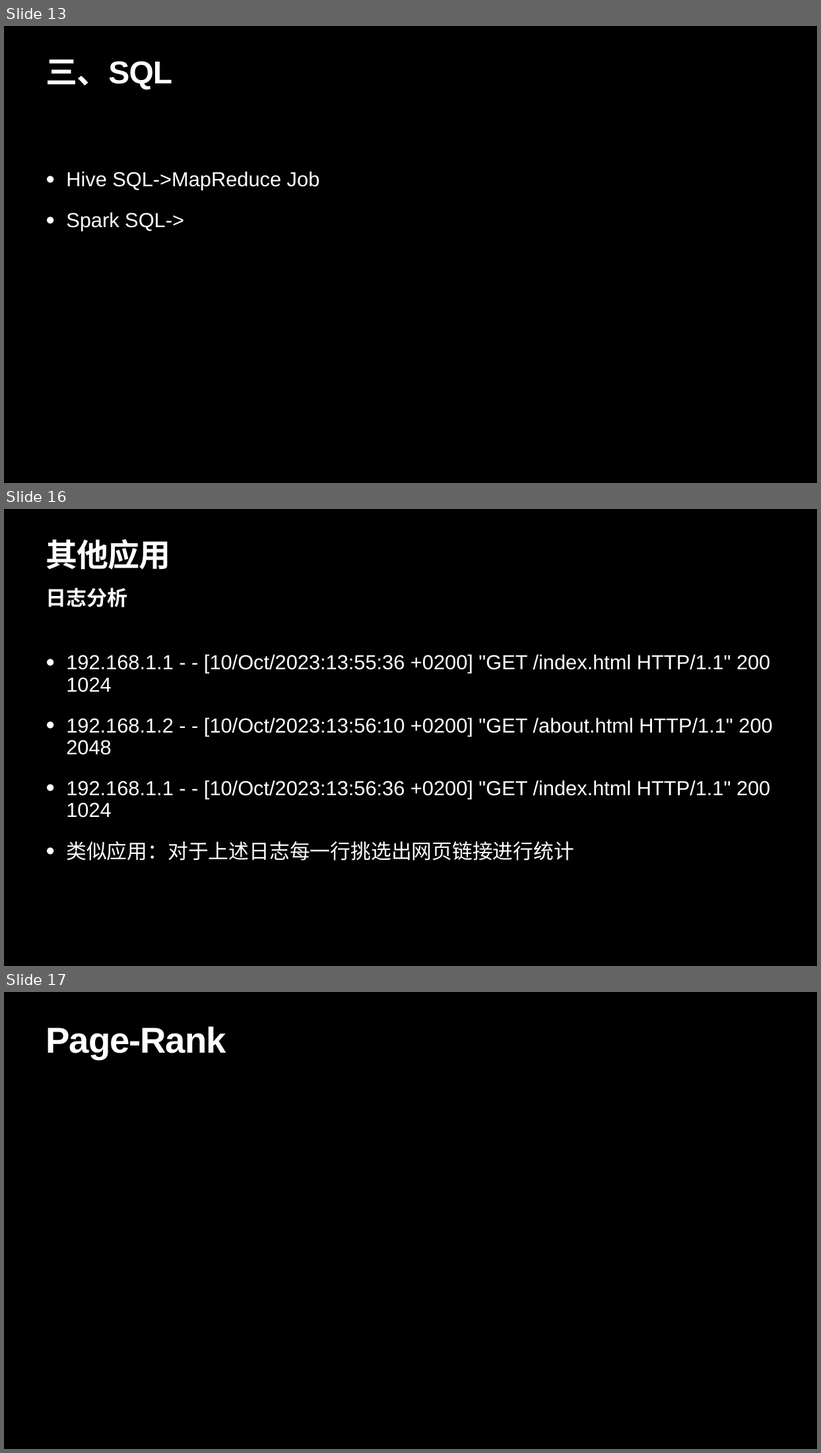
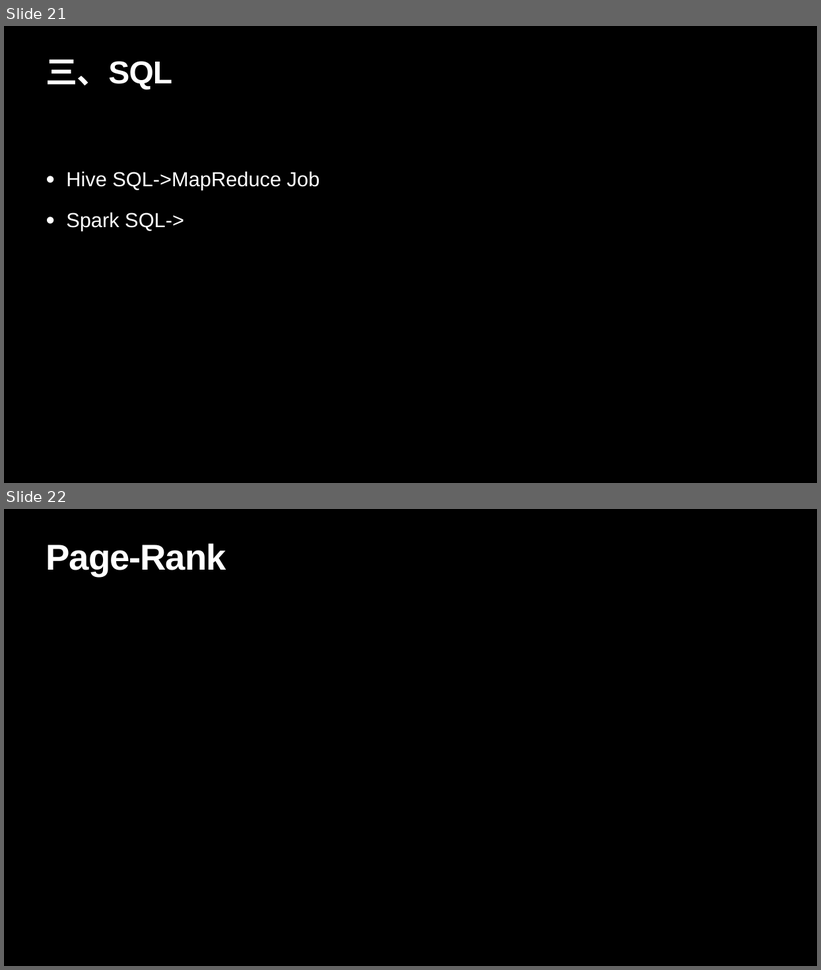
Before and after one commit to LinusLarrabee/bigData, a slide deck: src/doc/大数据组件调研.pptx. Shown one above the other, each under a label of ours: slides 13, 16 and 17 before the commit, slides 21 and 22 after it; the slides between them are not shown. The pictures are 821x1453 and 821x970 pixels, drawn with LibreOffice and Linux fonts; fonts in the diff are those of the drawing. Boxes give left, top, right and bottom in pixels: in the first picture for what was removed or moved away, otherwise in the second. Text is boxed around its words. In the diff, an @@ line names an element or a change of style, - is before the commit and + after.

```diff
--- a/src/doc/大数据组件调研.pptx
+++ b/src/doc/大数据组件调研.pptx
@@ slide 16 removed at (x1=4, y1=509, x2=817, y2=966), background #000000 @@
@@ title removed at (x1=46, y1=539, x2=171, y2=570) @@
-其他应用
@@ text removed at (x1=46, y1=588, x2=127, y2=607) @@
-日志分析
@@ text removed at (x1=66, y1=654, x2=772, y2=861) @@
-• 192.168.1.1 - - [10/Oct/2023:13:55:36 +0200] "GET /index.html HTTP/1.1" 200 1024
-• 192.168.1.2 - - [10/Oct/2023:13:56:10 +0200] "GET /about.html HTTP/1.1" 200 2048
-• 192.168.1.1 - - [10/Oct/2023:13:56:36 +0200] "GET /index.html HTTP/1.1" 200 1024
-• 类似应用：对于上述日志每一行挑选出网页链接进行统计
@@ what was slide 13 is now slide 21 @@
@@ what was slide 17 is now slide 22 @@
```
Also in this commit, not shown: 7 slides changed, 11 slides added, 5 other slides removed, 5 other files.
